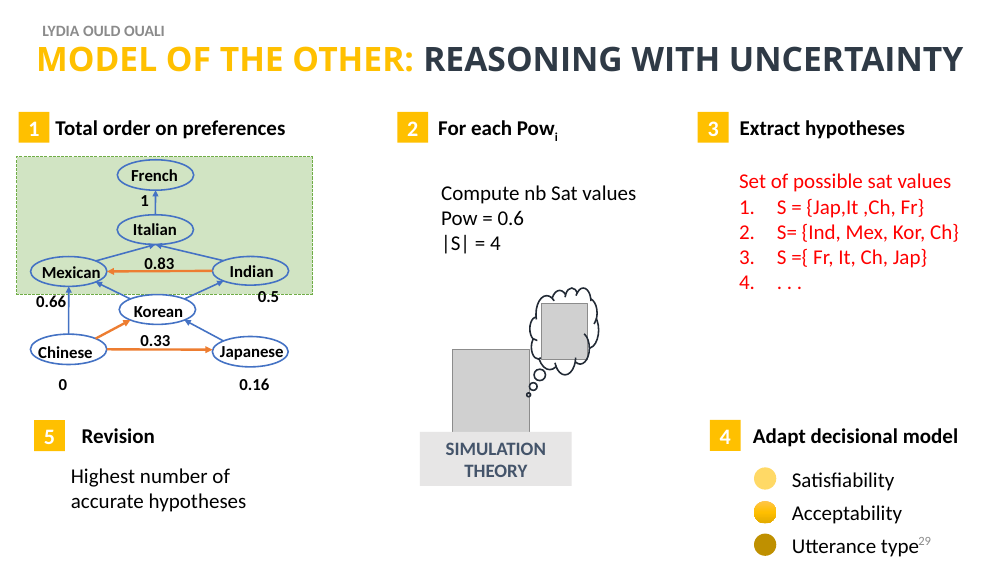
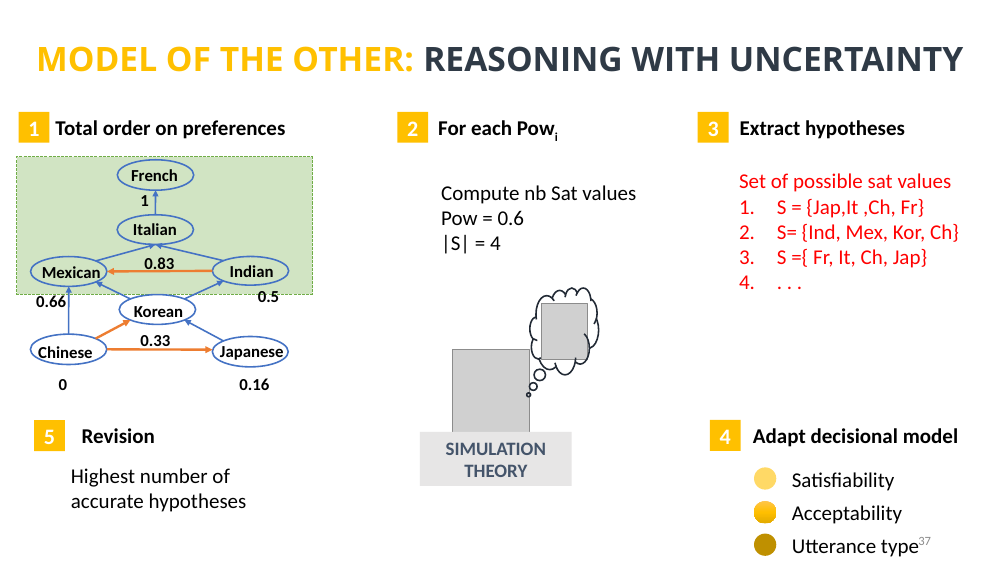
Before and after one commit to Olydia/Discolog, a slide deck: slide 37 of thesis_v2/presentation/thses.pptx (slide 29 before the commit). Drawn at 1008x567 pixels with LibreOffice and Linux fonts; fonts in the diff are those of the drawing; grey boxes stand for pictures. Boxes give left, top, right and bottom in pixels: in the first picture for what was removed or moved away, otherwise in the second. Text is boxed around its words. In the diff, an @@ line names an element or a change of style, - is before the commit and + after.

```diff
--- a/thesis_v2/presentation/thses.pptx
+++ b/thesis_v2/presentation/thses.pptx
@@ text removed at [42, 26, 165, 36] @@
-LYDIA OULD OUALI
@@ page number at [918, 537, 931, 545]: text changed @@
-29
+37
```
Also in this commit, not shown: 16 other slides changed, 9 slides added, 1 slide removed.
